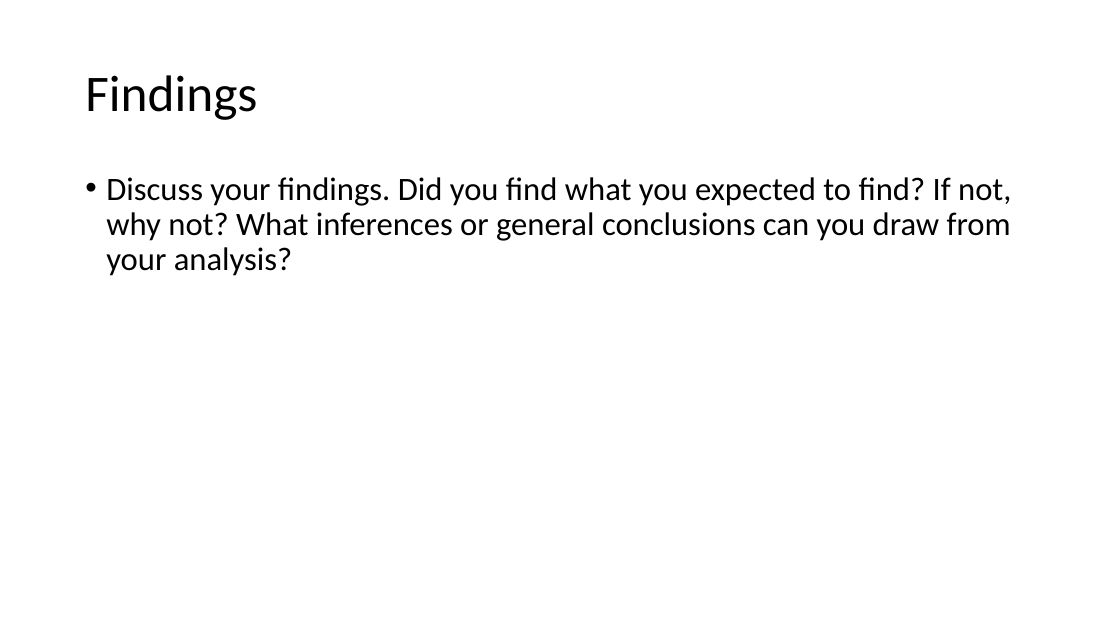
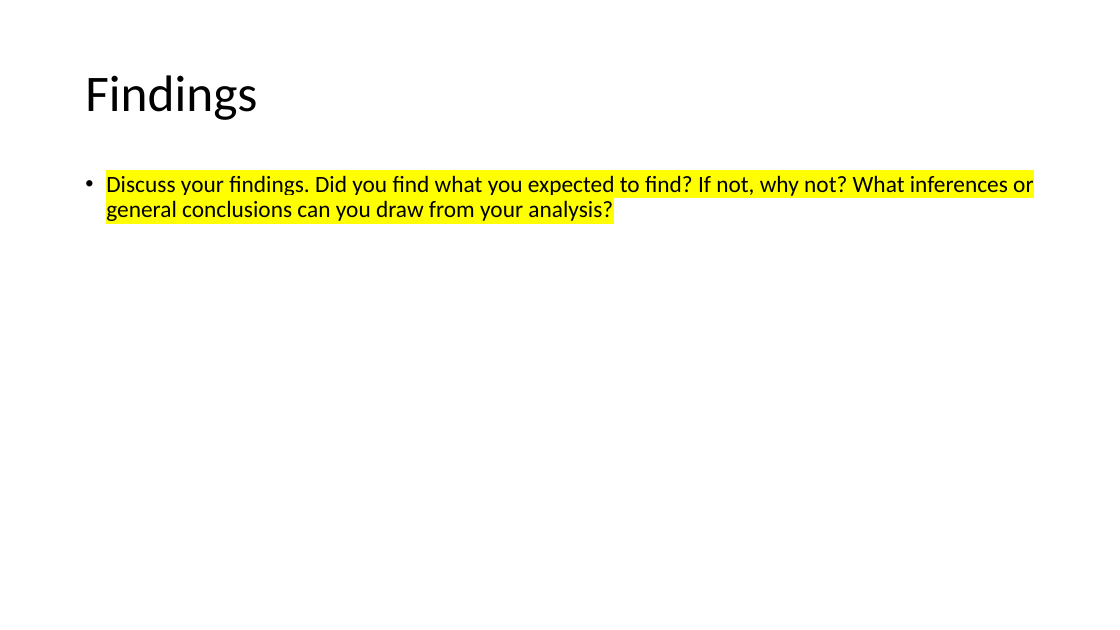
Before and after one commit to wwenash/New_improved_repo, a slide deck: slide 8 of Spotify Presentation.pptx (slide 6 before the commit). Drawn at 1120x630 pixels with LibreOffice and Linux fonts; fonts in the diff are those of the drawing. Boxes give left, top, right and bottom in pixels: in the first picture for what was removed or moved away, otherwise in the second. Text is boxed around its words. In the diff, an @@ line names an element or a change of style, - is before the commit and + after.

```diff
--- a/Spotify Presentation.pptx
+++ b/Spotify Presentation.pptx
@@ text "Discuss your findings. Did you ..." at box(106, 175, 1033, 221): size 28 to 20 pt, highlight none to #FFFF00 @@
```
Also in this commit, not shown: 5 other slides changed, 2 slides added.
